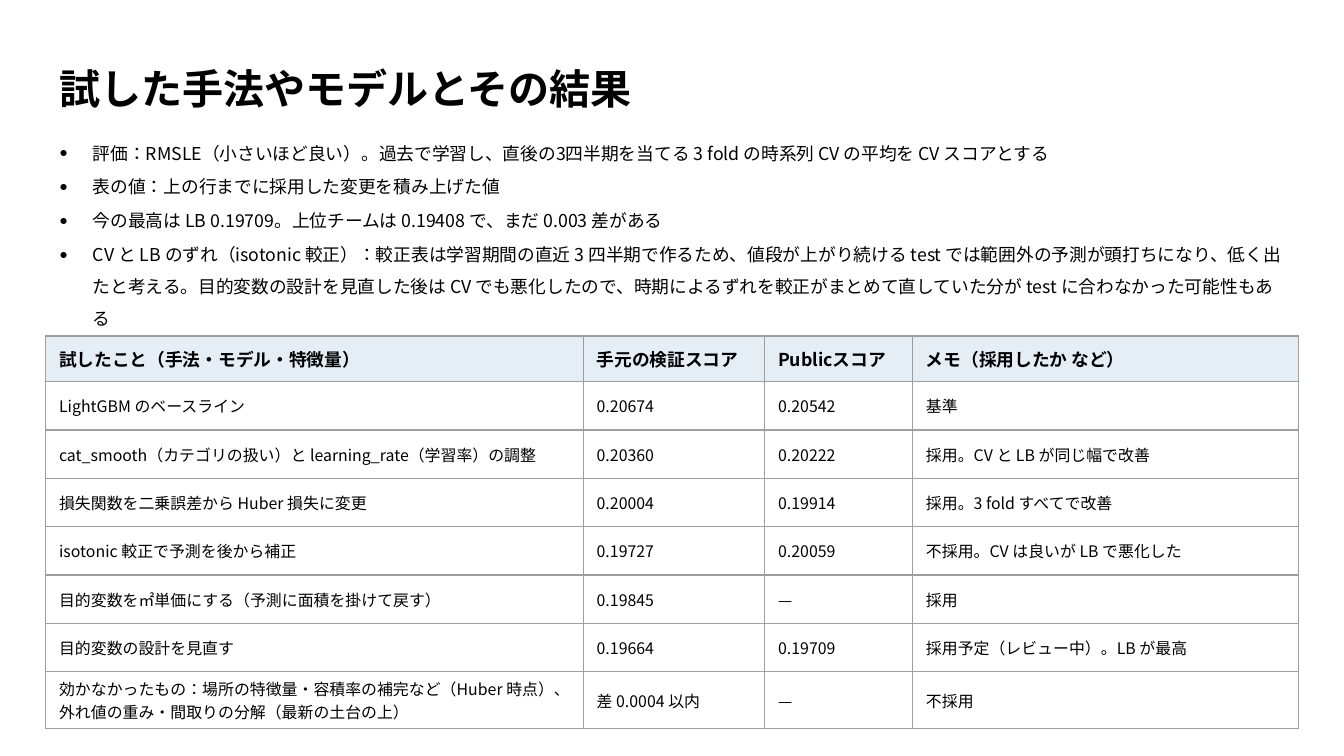
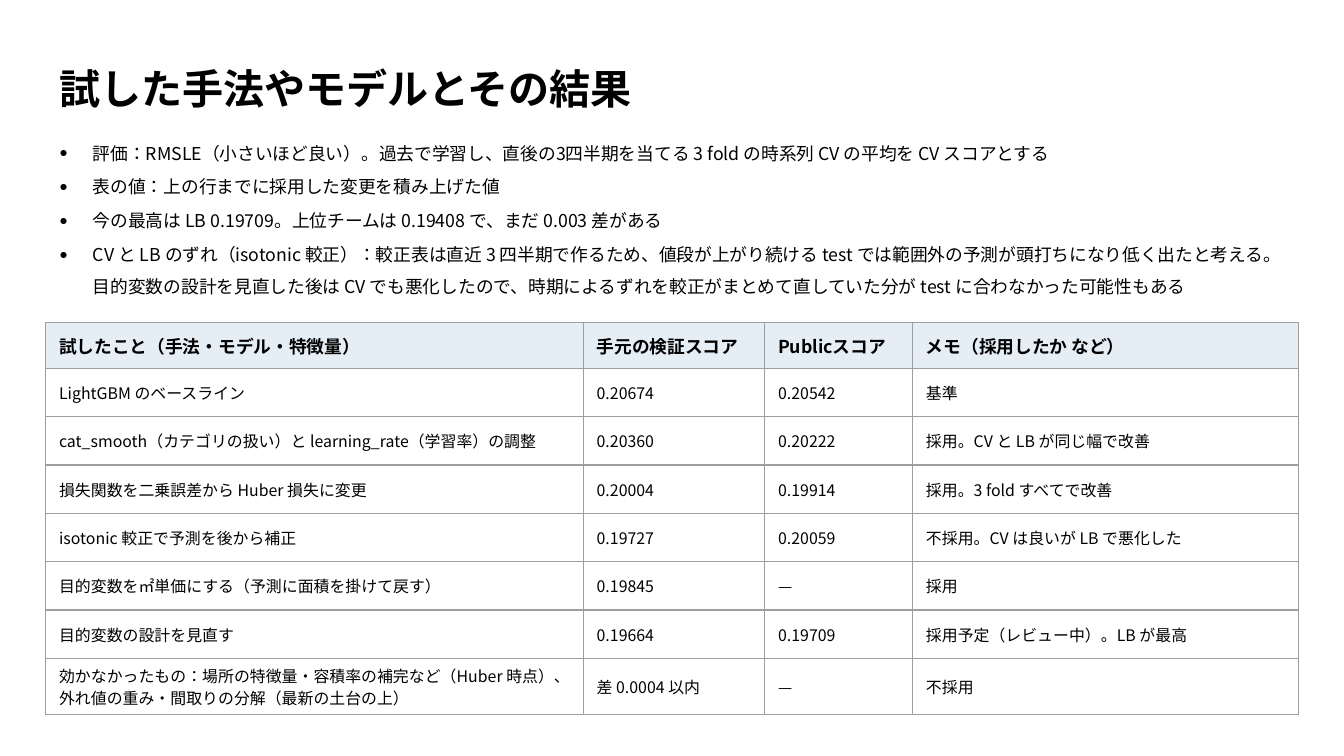
Before and after one commit to TaisukeFujise/condominium-price-pred, a slide deck: slide 3 of slides/midterm/midterm.pptx. Drawn at 1344x756 pixels with LibreOffice and Linux fonts; fonts in the diff are those of the drawing. Boxes give left, top, right and bottom in pixels: in the first picture for what was removed or moved away, otherwise in the second. Text is boxed around its words. In the diff, an @@ line names an element or a change of style, - is before the commit and + after.

```diff
--- a/slides/midterm/midterm.pptx
+++ b/slides/midterm/midterm.pptx
@@ text at (x1=93, y1=246, x2=1281, y2=295): text changed @@
-● CV と LB のずれ（isotonic 較正）：較正表は学習期間の直近 3 四半期で作るため、値段が上がり続ける test では範囲外の予測が頭打ちになり、低く出たと考える。目的変数の設計を見直した後は CV でも悪化したので、時期によるずれを較正がまとめて直していた分が test に合わなかった可能性もある
+● CV と LB のずれ（isotonic 較正）：較正表は直近 3 四半期で作るため、値段が上がり続ける test では範囲外の予測が頭打ちになり低く出たと考える。目的変数の設計を見直した後は CV でも悪化したので、時期によるずれを較正がまとめて直していた分が test に合わなかった可能性もある
@@ table moved from (x1=46, y1=336, x2=1298, y2=724) to (x1=46, y1=323, x2=1298, y2=710) @@
```
Also in this commit, not shown: 2 other files.
